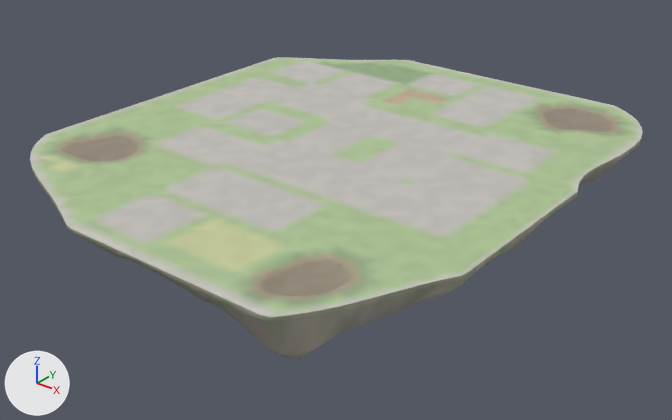
The glTF model godot_project/remake/sky/islands/SKY-008.rock.glb, before and after one commit.
The view is the same before and after, from a 50 mm camera at (194.0, -244.0, 124.0) aimed at (-1.0, -1.0, -27.0). The lights are fixed; the arrows at lower left show +X, +Y and +Z. The first picture is the older version.

Objects in the first picture: 'deck-col', 'rock'.
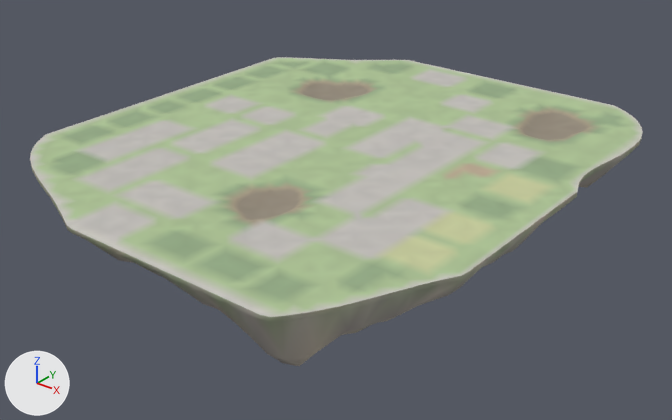
Pixel boxes (x1, y1, x2, y2) of what changed, in the pictures (672 x 420 px; the box of a moved part takes in the faces that stretch with it):
```json
{"part": 1, "of": "me_deck_col", "change": "moved or reshaped", "before": [508, 102, 629, 143], "after": [508, 104, 619, 143]}
{"part": 2, "of": "me_deck_col", "change": "moved or reshaped", "before": [217, 180, 366, 305], "after": [217, 181, 361, 305]}
{"part": 3, "of": "me_deck_col", "change": "cut back", "before": [288, 79, 375, 101], "after": [287, 77, 379, 103]}
{"part": 4, "of": "me_deck_col", "change": "built on", "before": [47, 129, 153, 165], "after": [47, 129, 152, 164]}
{"part": 5, "of": "me_deck_col", "change": "recoloured", "before": [43, 60, 631, 309], "after": [43, 60, 631, 309]}
```

The change, as JSON lines over the scene's bpy script:
```json
{"block": "me_deck_col", "where": "me_deck_col.from_pydata(...)  # 2372 vertices, 4521 faces; spans x -88.0..86.0, y -102.0..99.0, z -2.0..0.0"}
{"block": "me_deck_col", "where": "# used by ob_deck_col; location = (0.0, 0.0, 0.0)"}
{"block": "me_deck_col", "change": "me_deck_col part 1: 23 vertices moved from x 41.0..69.0, y 55.0..87.0, z -2.0..0.0 to x 41.0..62.0, y 52.0..87.0, z -2.0..0.0; 102 vertices removed from x 41.0..72.0, y 51.0..89.0, z -2.0..0.0; 102 vertices added at x 40.0..68.0, y 49.0..87.0, z -2.0..0.0"}
{"block": "me_deck_col", "change": "me_deck_col part 2: 27 vertices moved from x 8.0..63.0, y -93.0..-45.0, z -2.0..0.0 to x 4.0..56.0, y -93.0..-42.0, z -2.0..0.0; 78 vertices removed from x 4.0..64.0, y -93.0..-41.0, z -2.0..0.0; 78 vertices added at x 3.0..60.0, y -93.0..-39.0, z -2.0..0.0"}
{"block": "me_deck_col", "change": "me_deck_col part 3: 17 vertices moved from x -48.0..-32.0, y 35.0..51.0, z 0.0 to x -51.0..-29.0, y 32.0..51.0, z -2.0..0.0; 17 vertices removed from x -48.0..-28.0, y 35.0..59.0, z 0.0; 84 vertices added at x -52.0..-26.0, y 33.0..59.0, z -2.0..0.0"}
{"block": "me_deck_col", "change": "me_deck_col part 4: 15 vertices moved from x -75.0..-52.0, y -67.0..-45.0, z -2.0..0.0 to x -72.0..-52.0, y -65.0..-45.0, z 0.0; 84 vertices removed from x -76.0..-49.0, y -67.0..-42.0, z -2.0..0.0; 17 vertices added at x -72.0..-52.0, y -65.0..-45.0, z 0.0"}
{"block": "me_deck_col", "change": "me_deck_col part 5: 1449 kept faces spanning x -84.0..80.0, y -102.0..95.0, z -2.0..0.0 get new vertex colours"}
```
